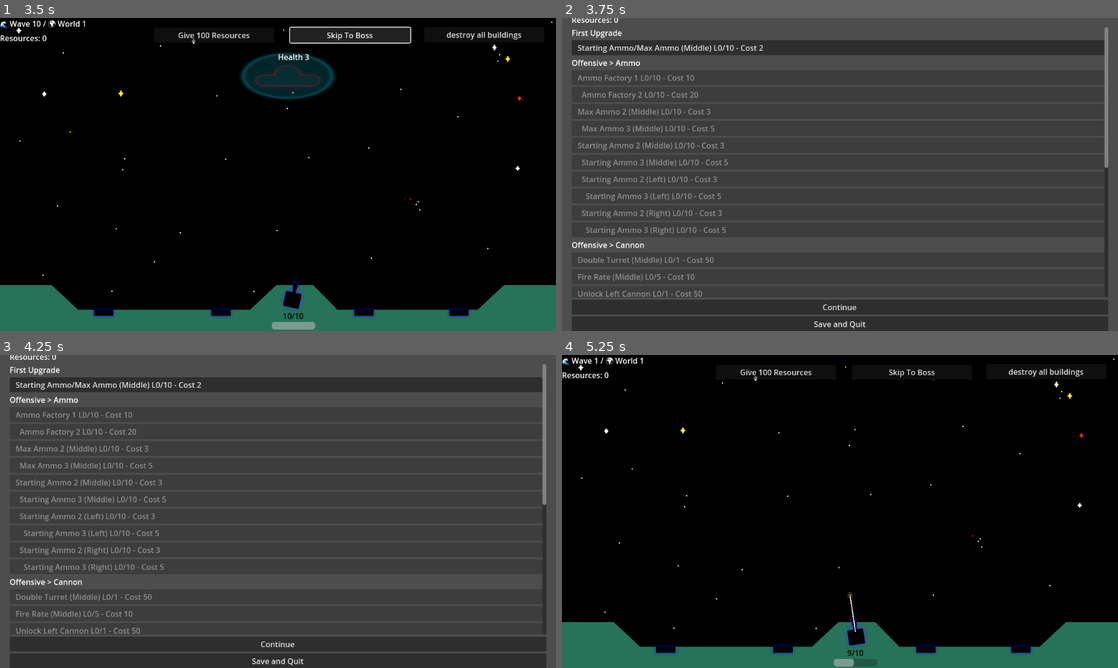
Above: before the commit, frames 1-4 (two rows, left to right).
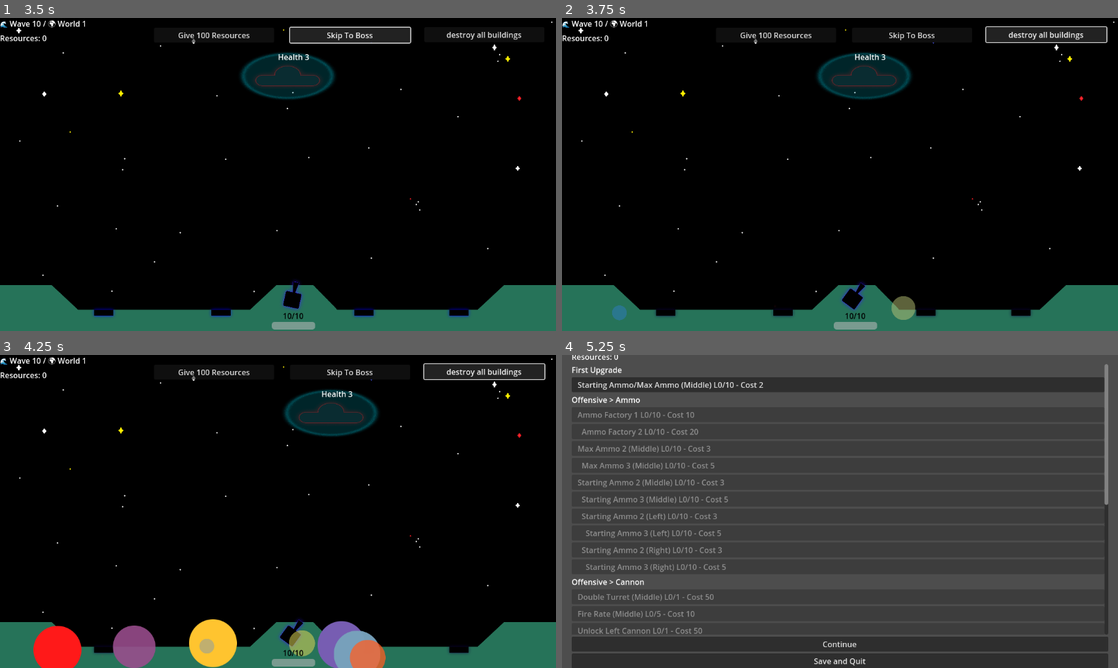
Above: after the commit, the same moments.

Repository: aceofknights/Missile-Game
Game: Godot game, scene res://Scene/MainMenu.tscn
Two runs of this game, one before a commit and one after it. Both use one fixed random seed, a clock stepped at 60 frames per second and the inputs below. The engine's default icon, where the game draws it, is replaced by a stand-in: a white triangle on a blue panel in a dark square.
Inputs (mouse positions are in pixels of both pictures, inside the frame that each line leads up to):
- Up to frame 1 (3.5 s): click "New Game" at 0.5 s; click "World 1 - Deploy" at 1.25 s; click "Skip To Boss" at 2 s; click "Skip To Boss" at 2.75 s
- Up to frame 2 (3.75 s): click "destroy all buildings" at 3.5 s
- Up to frame 3 (4.25 s): no input
- Up to frame 4 (5.25 s): click (840, 642) at 4.25 s, where only the run before the commit has a clickable "Continue"; click (840, 527) at 5 s, where only the run after the commit has a clickable "Continue"

Frame 1 is identical in both runs. In frame 2, 100% of the frame differs, in the area x 0-100%, y 0-100%; in frame 3, 100%; in frame 4, 100%.

Commit message:
Add required end-state overlay node contracts and pause processing

Diff:
--- a/Scene/Main.tscn
+++ b/Scene/Main.tscn
@@ -91,6 +91,61 @@
 offset_bottom = 53.0
 text = "ResourceLabel"
 
+[node name="EndStateOverlay" type="Control" parent="UI"]
+visible = false
+process_mode = 2
+anchors_preset = 15
+anchor_right = 1.0
+anchor_bottom = 1.0
+grow_horizontal = 2
+grow_vertical = 2
+mouse_filter = 0
+
+[node name="Dimmer" type="ColorRect" parent="UI/EndStateOverlay"]
+anchors_preset = 15
+anchor_right = 1.0
+anchor_bottom = 1.0
+grow_horizontal = 2
+grow_vertical = 2
+color = Color(0, 0, 0, 0.45)
+
+[node name="CenterContainer" type="CenterContainer" parent="UI/EndStateOverlay"]
+anchors_preset = 15
+anchor_right = 1.0
+anchor_bottom = 1.0
+grow_horizontal = 2
+grow_vertical = 2
+
+[node name="Panel" type="Panel" parent="UI/EndStateOverlay/CenterContainer"]
+custom_minimum_size = Vector2(340, 180)
+layout_mode = 2
+
+[node name="VBoxContainer" type="VBoxContainer" parent="UI/EndStateOverlay/CenterContainer/Panel"]
+layout_mode = 1
+anchors_preset = 8
+anchor_left = 0.5
+anchor_top = 0.5
+anchor_right = 0.5
+anchor_bottom = 0.5
+offset_left = -120.0
+offset_top = -58.0
+offset_right = 120.0
+offset_bottom = 58.0
+grow_horizontal = 2
+grow_vertical = 2
+theme_override_constants/separation = 24
+
+[node name="EndStateLabel" type="Label" parent="UI/EndStateOverlay/CenterContainer/Panel/VBoxContainer"]
+layout_mode = 2
+theme_override_font_sizes/font_size = 36
+text = "VICTORY"
+horizontal_alignment = 1
+
+[node name="ContinueButton" type="Button" parent="UI/EndStateOverlay/CenterContainer/Panel/VBoxContainer"]
+process_mode = 2
+layout_mode = 2
+text = "Continue"
+
 [node name="Building" parent="." instance=ExtResource("6_ldoyd")]
 position = Vector2(215, 610)
 
--- a/Scripts/GameManager.gd
+++ b/Scripts/GameManager.gd
@@ -45,6 +45,8 @@
 var spawner: Node = null
 
 signal announce_wave(message: String, duration: float)
+signal world_victory_requested
+signal player_defeat_requested
 
 
 func _ready():
@@ -649,7 +651,7 @@
 
 func player_died():
 	save_game()
-	load_upgrade_screen()
+	emit_signal("player_defeat_requested")
 
 
 
@@ -755,7 +757,7 @@
 		return
 	if not is_boss_wave:
 		return
-	_on_world_defeated()
+	emit_signal("world_victory_requested")
 
 
 func next_wave_or_boss():
@@ -787,3 +789,11 @@
 
 func advance_to_next_world():
 	_on_world_defeated()
+
+
+func continue_after_victory() -> void:
+	_on_world_defeated()
+
+
+func continue_after_player_defeat() -> void:
+	load_upgrade_screen()
--- a/Scripts/Main.gd
+++ b/Scripts/Main.gd
@@ -15,8 +15,18 @@
 @onready var skip_to_boss = $UI/SkipToBoss
 @onready var give_resources = $UI/GiveResources
 @onready var ground: CanvasItem = $Ground
-
-
+@onready var end_state_overlay: Control = $UI/EndStateOverlay
+@onready var end_state_label: Label = $UI/EndStateOverlay/CenterContainer/Panel/VBoxContainer/EndStateLabel
+@onready var end_state_continue_button: Button = $UI/EndStateOverlay/CenterContainer/Panel/VBoxContainer/ContinueButton
+
+
+const EXPLOSION_SCENE := preload("res://Scene/explosion.tscn")
+const BOSS_DEATH_EXPLOSION_COUNT := 16
+const PLAYER_DEATH_EXPLOSION_COUNT := 14
+const BOSS_DEATH_EXPLOSION_INTERVAL := 0.07
+const PLAYER_DEATH_EXPLOSION_INTERVAL := 0.08
+const DEFAULT_BOSS_EXPLOSION_SIZE := Vector2(240.0, 140.0)
+const PLAYER_BOTTOM_EXPLOSION_Y_MARGIN := 18.0
 
 @export var world_1_ground_color: Color = Color(0.15, 0.45, 0.35, 1.0) # dark teal-green
 @export var world_2_ground_color: Color = Color(0.45, 0.22, 0.18, 1.0) # dark rust
@@ -28,6 +38,8 @@
 var _last_ground_world: int = -1
 var base_buildings = 4
 var extra_buildings = 0
+var _end_menu_active := false
+var _end_flow_in_progress := false
 
 const REPAIR_HINT_LINGER_SECONDS := 1.0
 var _repair_hint_linger_remaining := 0.0
@@ -59,6 +71,9 @@
 		"UI/ResourceLabel": "Label",
 		"UI/WaveLabel": "Label",
 		"UI/DestroyAllButton": "Button",
+		"UI/EndStateOverlay": "Control",
+		"UI/EndStateOverlay/CenterContainer/Panel/VBoxContainer/EndStateLabel": "Label",
+		"UI/EndStateOverlay/CenterContainer/Panel/VBoxContainer/ContinueButton": "Button",
 		"PauseMenu": "CanvasLayer"
 	})
 
@@ -74,8 +89,14 @@
 	destroy_all_button.pressed.connect(_on_destroy_all_pressed)
 	skip_to_boss.pressed.connect(_skip_to_boss)
 	give_resources.pressed.connect(_give_resource)
+	end_state_continue_button.pressed.connect(_on_end_state_continue_pressed)
+	end_state_overlay.visible = false
 
 	GameManager.connect("announce_wave", Callable(self, "_on_announce_wave"))
+	if not GameManager.world_victory_requested.is_connected(Callable(self, "_on_world_victory_requested")):
+		GameManager.world_victory_requested.connect(_on_world_victory_requested)
+	if not GameManager.player_defeat_requested.is_connected(Callable(self, "_on_player_defeat_requested")):
+		GameManager.player_defeat_requested.connect(_on_player_defeat_requested)
 	GameManager.start_wave()
 	_apply_building_unlocks()
 
@@ -215,6 +236,9 @@
 
 
 func _process(delta: float) -> void:
+	if _end_menu_active:
+		return
+
 	GameManager.update_ammo_factory(delta)
 	AmmoLabel.text = "Ammo: %s" % GameManager.get_total_ammo_status()
 	wave_label.text = "🌊 Wave %d / 🌍 World %d" % [GameManager.current_wave, GameManager.current_world]
@@ -222,7 +246,7 @@
 	_apply_ground_color()
 	_update_repair_hint(delta)
 
-	if _count_surviving_buildings() == 0:
+	if _count_surviving_buildings() == 0 and not _end_flow_in_progress:
 		print("🏚️ All buildings destroyed — returning to upgrade screen")
 		GameManager.player_died()
 
@@ -313,6 +337,9 @@
 
 
 func _unhandled_input(event: InputEvent) -> void:
+	if _end_menu_active:
+		return
+
 	if event.is_action_pressed("ui_cancel"):
 		if get_tree().paused:
 			pause_menu.hide_pause_menu()
@@ -340,6 +367,105 @@
 	announce(message, duration)
 
 
+func _on_world_victory_requested() -> void:
+	if _end_flow_in_progress:
+		return
+
+	_end_flow_in_progress = true
+	var boss := _find_boss_candidate()
+	var explosion_center: Vector2 = Vector2(get_viewport_rect().size.x * 0.5, 120.0)
+	var explosion_size := DEFAULT_BOSS_EXPLOSION_SIZE
+	if boss != null:
+		explosion_center = boss.global_position
+		explosion_size = _estimate_boss_body_size(boss)
+
+	await _spawn_burst_explosions_in_rect(explosion_center, explosion_size, BOSS_DEATH_EXPLOSION_COUNT, BOSS_DEATH_EXPLOSION_INTERVAL)
+	_show_end_menu("VICTORY")
+	_end_flow_in_progress = false
+
+
+func _on_player_defeat_requested() -> void:
+	if _end_flow_in_progress:
+		return
+
+	_end_flow_in_progress = true
+	await _spawn_bottom_explosions(PLAYER_DEATH_EXPLOSION_COUNT, PLAYER_DEATH_EXPLOSION_INTERVAL)
+	_show_end_menu("DEFEAT")
+	_end_flow_in_progress = false
+
+
+func _show_end_menu(title_text: String) -> void:
+	_end_menu_active = true
+	end_state_label.text = title_text
+	end_state_overlay.visible = true
+	pause_menu.visible = false
+	get_tree().paused = true
+
+
+func _on_end_state_continue_pressed() -> void:
+	get_tree().paused = false
+	_end_menu_active = false
+	end_state_overlay.visible = false
+
+	if end_state_label.text == "VICTORY":
+		GameManager.continue_after_victory()
+	else:
+		GameManager.continue_after_player_defeat()
+
+
+func _spawn_burst_explosions_in_rect(center: Vector2, size: Vector2, count: int, spacing_seconds: float) -> void:
+	var half_size: Vector2 = size * 0.5
+	for _i in range(count):
+		var random_offset := Vector2(
+			randf_range(-half_size.x, half_size.x),
+			randf_range(-half_size.y, half_size.y)
+		)
+		_spawn_explosion(center + random_offset)
+		await get_tree().create_timer(spacing_seconds).timeout
+
+
+func _spawn_bottom_explosions(count: int, spacing_seconds: float) -> void:
+	var viewport_size := get_viewport_rect().size
+	var y := viewport_size.y - PLAYER_BOTTOM_EXPLOSION_Y_MARGIN
+	for _i in range(count):
+		var random_x := randf_range(40.0, viewport_size.x - 40.0)
+		var random_y := randf_range(y - 36.0, y)
+		_spawn_explosion(Vector2(random_x, random_y))
+		await get_tree().create_timer(spacing_seconds).timeout
+
+
+func _spawn_explosion(world_position: Vector2) -> void:
+	var explosion = EXPLOSION_SCENE.instantiate()
+	explosion.global_position = world_position
+	explosion.gives_reward = false
+	add_child(explosion)
+
+
+func _find_boss_candidate() -> Area2D:
+	for enemy in get_tree().get_nodes_in_group("enemy"):
+		if enemy is Area2D and enemy.has_signal("boss_defeated"):
+			return enemy
+	return null
+
+
+func _estimate_boss_body_size(boss: Area2D) -> Vector2:
+	var sprite := boss.get_node_or_null("Sprite2D") as Sprite2D
+	if sprite and sprite.texture:
+		return sprite.texture.get_size() * sprite.global_scale
+
+	var collision_shape := boss.get_node_or_null("CollisionShape2D") as CollisionShape2D
+	if collision_shape and collision_shape.shape is RectangleShape2D:
+		var rect_shape := collision_shape.shape as RectangleShape2D
+		return rect_shape.size * collision_shape.global_scale
+
+	if collision_shape and collision_shape.shape is CircleShape2D:
+		var circle_shape := collision_shape.shape as CircleShape2D
+		var diameter := circle_shape.radius * 2.0
+		return Vector2(diameter, diameter) * collision_shape.global_scale
+
+	return DEFAULT_BOSS_EXPLOSION_SIZE
+
+
 func _connect_boss_signals(boss: Node) -> void:
 	if boss == null:
 		return
